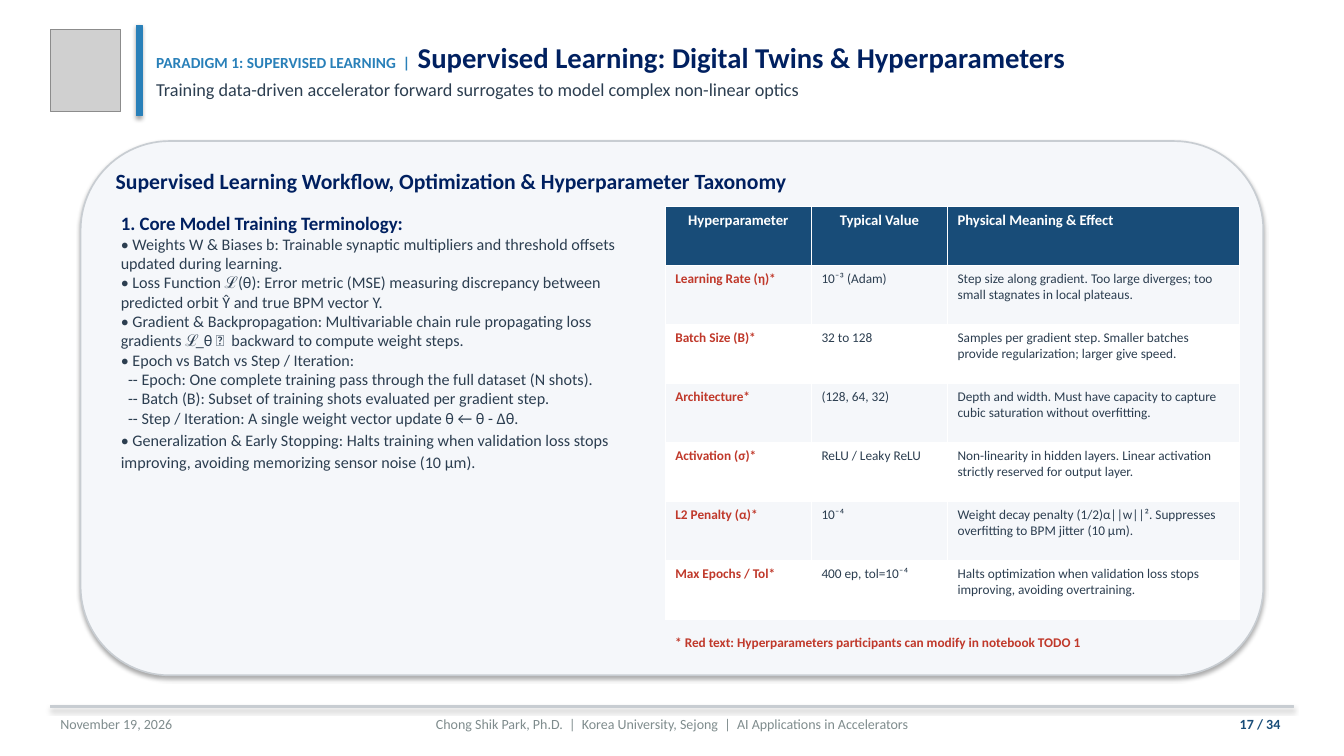
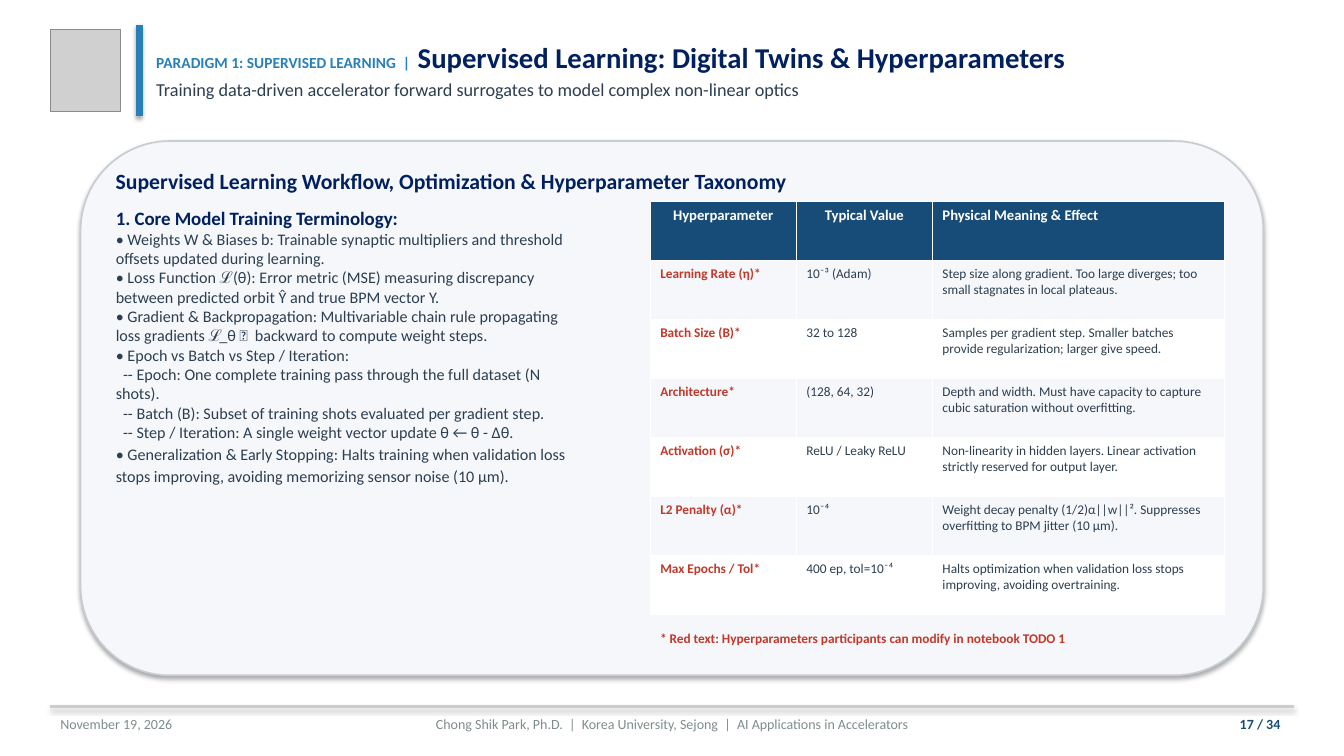
Before and after one commit to cspark7701/ai4acc-mini-hackathon, a slide deck: slide 17 of presentations/Lecture_1_AI_ML_Foundations_and_Control_Slides.pptx. Drawn at 1344x756 pixels with LibreOffice and Linux fonts; fonts in the diff are those of the drawing; grey boxes stand for pictures. Boxes give left, top, right and bottom in pixels: in the first picture for what was removed or moved away, otherwise in the second. Text is boxed around its words. In the diff, an @@ line names an element or a change of style, - is before the commit and + after.

Commit message:
Evenly distribute Slides 13-16, enlarge Slide 14 diagram, and resolve table overlap
Evenly distribute vertical content spans on Slides 13, 14, 15, and 16 across their card containers to eliminate bottom whitespace voids. Enlarge the neural transfer matrix surrogate diagram on the right of Slide 14 by over 40% (scale 1.02, 5.4 in x 4.4 in) with expanded node radii and bolder connections. Eliminate column overlap on Slides 17, 23, and 26 by restricting left column widths to 4.85 in and anchoring tables at x = 6.45 in to create a guaranteed 0.67–0.77 in whitespace gutter. Mirror layout and typography improvements in the PowerPoint build script, recompile slide decks cleanly, and verify all 23 test suite assertions pass.

Files:
 M  presentations/Lecture_1_AI_ML_Foundations_and_Control_Slides.pdf
 M  presentations/Lecture_1_AI_ML_Foundations_and_Control_Slides.pptx
 M  presentations/Lecture_1_AI_ML_Foundations_and_Control_Slides.tex
 M  scripts/build_lecture_1_pptx.py

```diff
--- a/presentations/Lecture_1_AI_ML_Foundations_and_Control_Slides.pptx
+++ b/presentations/Lecture_1_AI_ML_Foundations_and_Control_Slides.pptx
@@ text "1. Core Model Training Terminology: ..." rewrapped from (121,216,615,471) to (116,211,565,485) @@
@@ table: place and size @@
-table at (665,207,1240,620)
+table at (650,202,1225,615)
@@ text "* Red text: Hyperparameters participants ...": place and size @@
-text "* Red text: Hyperparameters participants ..." at (685,637,1081,649)
+text "* Red text: Hyperparameters participants ..." at (670,633,1065,645)
```
Also in this commit, not shown: 3 other slides changed, 3 other files.
